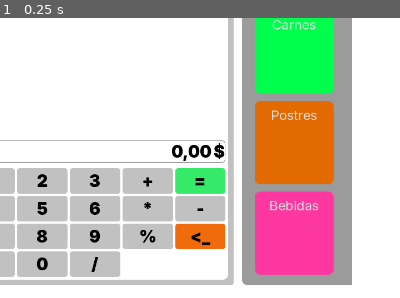
Above: before the commit, frame 1.
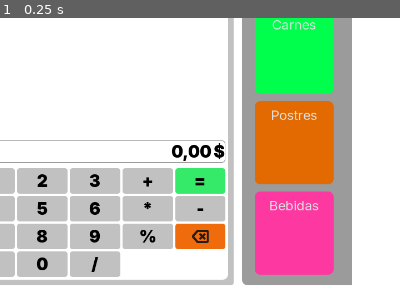
Above: after the commit, the same moment.

Repository: rteijeiro/tpv
Game: Godot game, scene res://scenes/main.tscn
Two runs of this game, one before a commit and one after it. Both use one fixed random seed, a clock stepped at 60 frames per second and the inputs below.
Inputs:
- Up to frame 1 (0.25 s): no input
The pictures show only the part of the screen within x 7-57%, y 50-100%; the shares and areas given below are measured in that part.

The runs differ from the first frame. In frame 1, 0.2% of the frame differs, in the area x 47-53%, y 75-82%.

Commit message:
Programado boton de borrar

Diff:
--- a/Scripts/calculator.gd
+++ b/Scripts/calculator.gd
@@ -19,10 +19,7 @@
 	selectNumber('3')
 
 func _on_suma_pressed() -> void:
-	res = int(input)
-	input = ''
-	operation = '+'
-	price.text = input
+	selectOperation('+')
 
 func _on_resultado_pressed() -> void:
 	if operation == '+':
@@ -50,14 +47,10 @@
 	selectNumber('6')
 
 func _on_multiplicacion_pressed() -> void:
-	res = float(input)
-	input = ''
-	operation = '*'
-	price.text = input
+	selectOperation('*')
 
 func _on_siete_pressed() -> void:
 	selectNumber('7')
-
 
 func _on_ocho_pressed() -> void:
 	selectNumber('8')
@@ -67,30 +60,30 @@
 	price.text = input
 
 func _on_resta_pressed() -> void:
-	res = float(input)
-	input = ''
-	operation = '-'
-	price.text = input
+	selectOperation('-')
 
 func _on_modulo_pressed() -> void:
-	res = float(input)
-	input = ''
-	operation = '%'
-	price.text = input
+	selectOperation('%')
 
 func _on_cero_pressed() -> void:
 	selectNumber('0')
 
 func _on_division_pressed() -> void:
-	res = float(input)
-	input = ''
-	operation = '/'
-	price.text = input
+	selectOperation('/')
 
 func _on_decimal_pressed() -> void:
-	input += '.'
-	price.text = input
+	selectNumber('.')
 
 func selectNumber(number):
 	input += number
 	price.text = input
+
+func selectOperation(element):
+	res = float(input)
+	input = ''
+	operation = element
+	price.text = input
+
+func _on_delete_pressed() -> void:
+	input[-1] = ''
+	price.text = input
--- a/scenes/calculator.tscn
+++ b/scenes/calculator.tscn
@@ -7,6 +7,7 @@
 [ext_resource type="Theme" uid="uid://r6wp7kvp0mwx" path="res://resources/themes/labelBlack.tres" id="4_n0t3b"]
 [ext_resource type="Theme" uid="uid://cps3nhy3hktjg" path="res://resources/themes/panelGreen.tres" id="5_oqaqp"]
 [ext_resource type="Theme" uid="uid://dt5i4g751q0rg" path="res://resources/themes/panelOrange.tres" id="6_jcd2c"]
+[ext_resource type="Texture2D" uid="uid://u522kr3pd3lq" path="res://resources/images/Delete.png" id="8_ywcle"]
 
 [sub_resource type="StyleBoxFlat" id="StyleBoxFlat_hbh88"]
 bg_color = Color(1, 1, 1, 1)
@@ -265,11 +266,12 @@
 size_flags_stretch_ratio = 2.0
 theme = ExtResource("6_jcd2c")
 
-[node name="<_" type="Button" parent="PanelContainer/MarginContainer/PanelContainer/MarginContainer/VBoxContainer/GridContainer/PanelContainer18"]
-layout_mode = 2
-theme = ExtResource("4_n0t3b")
-text = "<_"
-flat = true
+[node name="Delete" type="Button" parent="PanelContainer/MarginContainer/PanelContainer/MarginContainer/VBoxContainer/GridContainer/PanelContainer18"]
+layout_mode = 2
+theme = ExtResource("4_n0t3b")
+icon = ExtResource("8_ywcle")
+flat = true
+icon_alignment = 1
 
 [node name="PanelContainer15" type="PanelContainer" parent="PanelContainer/MarginContainer/PanelContainer/MarginContainer/VBoxContainer/GridContainer"]
 layout_mode = 2
@@ -321,6 +323,7 @@
 [connection signal="pressed" from="PanelContainer/MarginContainer/PanelContainer/MarginContainer/VBoxContainer/GridContainer/PanelContainer8/Ocho" to="." method="_on_ocho_pressed"]
 [connection signal="pressed" from="PanelContainer/MarginContainer/PanelContainer/MarginContainer/VBoxContainer/GridContainer/PanelContainer9/Nueve" to="." method="_on_nueve_pressed"]
 [connection signal="pressed" from="PanelContainer/MarginContainer/PanelContainer/MarginContainer/VBoxContainer/GridContainer/PanelContainer14/Modulo" to="." method="_on_modulo_pressed"]
+[connection signal="pressed" from="PanelContainer/MarginContainer/PanelContainer/MarginContainer/VBoxContainer/GridContainer/PanelContainer18/Delete" to="." method="_on_delete_pressed"]
 [connection signal="pressed" from="PanelContainer/MarginContainer/PanelContainer/MarginContainer/VBoxContainer/GridContainer/PanelContainer15/Decimal" to="." method="_on_decimal_pressed"]
 [connection signal="pressed" from="PanelContainer/MarginContainer/PanelContainer/MarginContainer/VBoxContainer/GridContainer/PanelContainer10/Cero" to="." method="_on_cero_pressed"]
 [connection signal="pressed" from="PanelContainer/MarginContainer/PanelContainer/MarginContainer/VBoxContainer/GridContainer/PanelContainer16/Division" to="." method="_on_division_pressed"]
Binary file added: resources/images/Delete.png
Not shown, added: resources/images/Delete.png.import
Not shown: 1 places in scenes/calculator.tscn that only renumber resources
